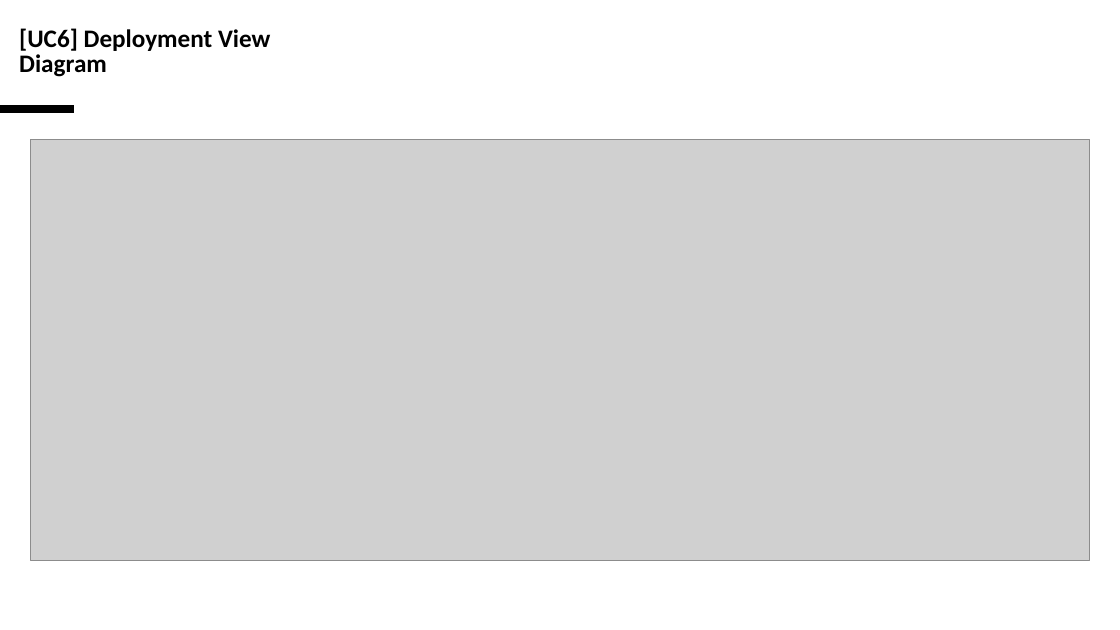
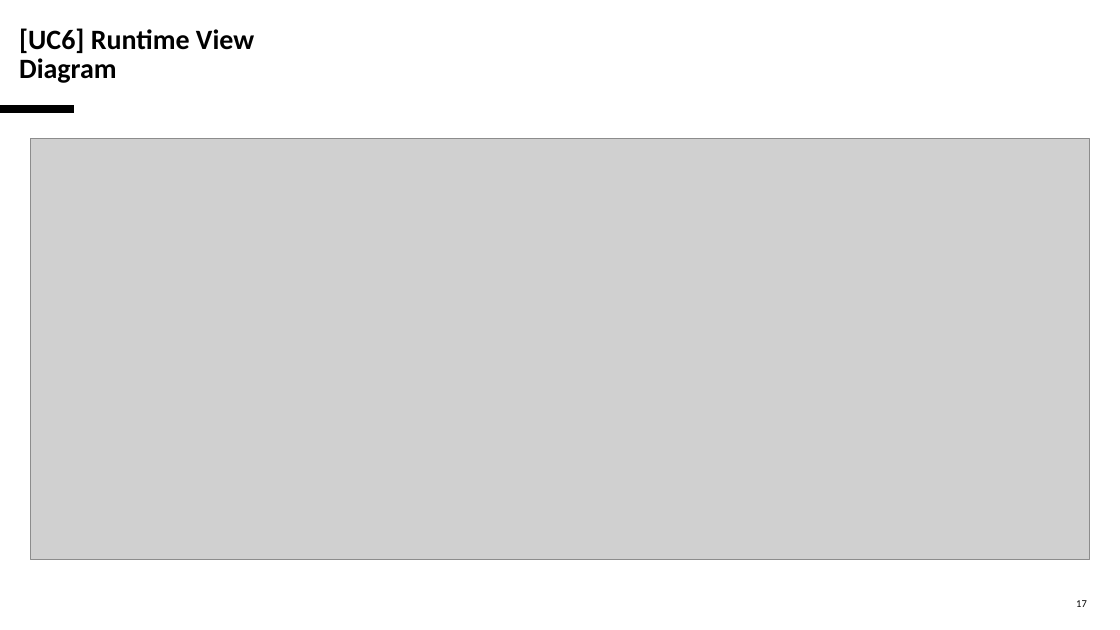
Before and after one commit to EdinZiga/DimicTatalovicZiga, a slide deck: slide 17 of Presentation/Presentation.pptx (slide 8 before the commit). Drawn at 1120x630 pixels with LibreOffice and Linux fonts; fonts in the diff are those of the drawing; grey boxes stand for pictures. Boxes give left, top, right and bottom in pixels: in the first picture for what was removed or moved away, otherwise in the second. Text is boxed around its words. In the diff, an @@ line names an element or a change of style, - is before the commit and + after.

```diff
--- a/Presentation/Presentation.pptx
+++ b/Presentation/Presentation.pptx
@@ title at <box>19,28,254,83</box>: text changed; size 21.6 to 24 pt @@
-[UC6] Deployment View
-Diagram
+[UC6] Runtime View
+Diagram
@@ page number added at <box>1076,600,1087,607</box>, 9 pt, text #000000 @@
+17
```
Also in this commit, not shown: 16 other slides changed, 3 slides added, 1 other file.
